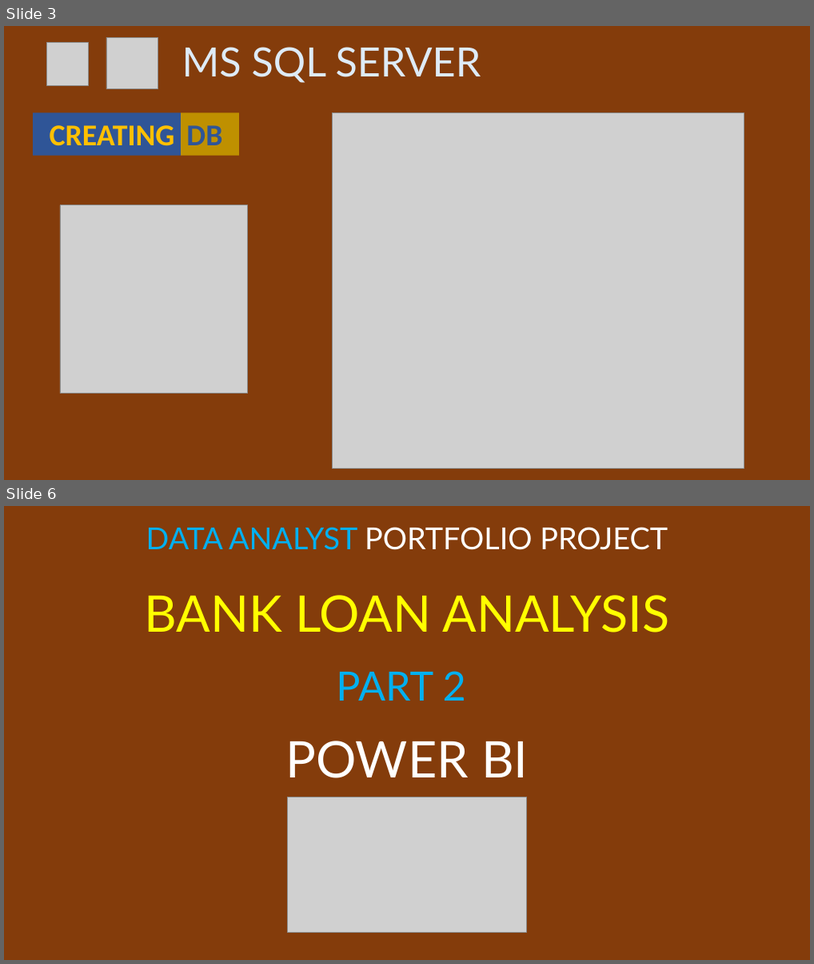
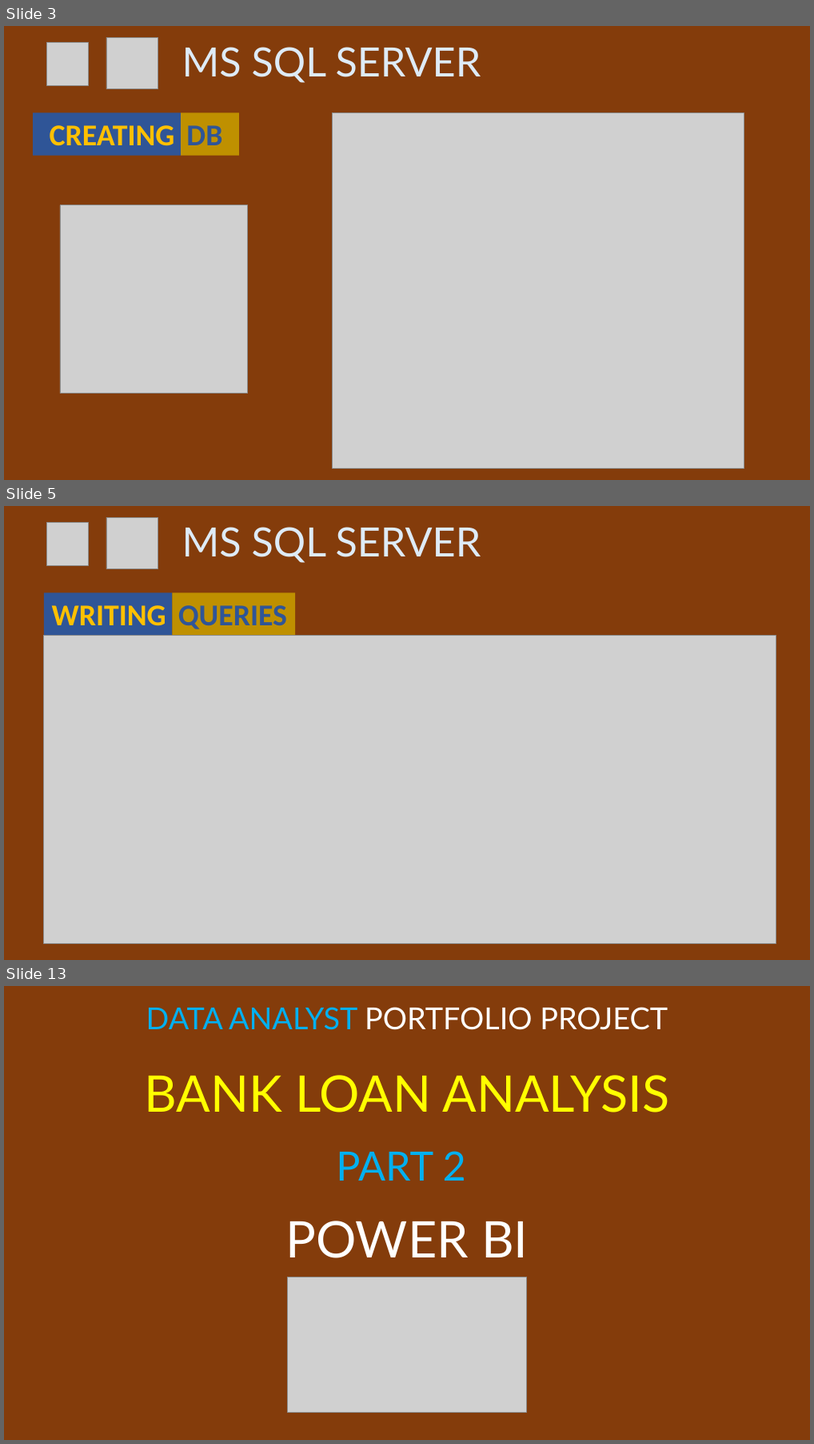
Before and after one commit to Abhishek-yadv/PowerBIPortfolioProjects, a slide deck: BankLoanAnalysis/Problem Statement.pptx. Shown one above the other, each under a label of ours: slides 3 and 6 before the commit, slides 3, 5 and 13 after it; the slides between them are not shown. The pictures are 814x964 and 814x1444 pixels, drawn with LibreOffice and Linux fonts; fonts in the diff are those of the drawing; grey boxes stand for pictures. Boxes give left, top, right and bottom in pixels: in the first picture for what was removed or moved away, otherwise in the second. Text is boxed around its words. In the diff, an @@ line names an element or a change of style, - is before the commit and + after.

```diff
--- a/BankLoanAnalysis/Problem Statement.pptx
+++ b/BankLoanAnalysis/Problem Statement.pptx
@@ slide 5 added at (x1=4, y1=506, x2=810, y2=960), background #843C0B @@
@@ picture added at (x1=47, y1=522, x2=88, y2=565) @@
@@ picture added at (x1=106, y1=517, x2=158, y2=569) @@
@@ text added at (x1=182, y1=527, x2=482, y2=563), 48 pt, text #DEEBF7 @@
+MS SQL SERVER
@@ rectangle added at (x1=44, y1=592, x2=172, y2=636), fill #2F5597, 36 pt, text #FFC000, bold @@
+WRITING
@@ rectangle added at (x1=172, y1=592, x2=295, y2=636), fill #BF9000, 36 pt, text #2F5597, bold @@
+QUERIES
@@ picture added at (x1=44, y1=636, x2=777, y2=944) @@
@@ what was slide 6 is now slide 13 @@
```
Also in this commit, not shown: 2 slides changed, 6 other slides added.
